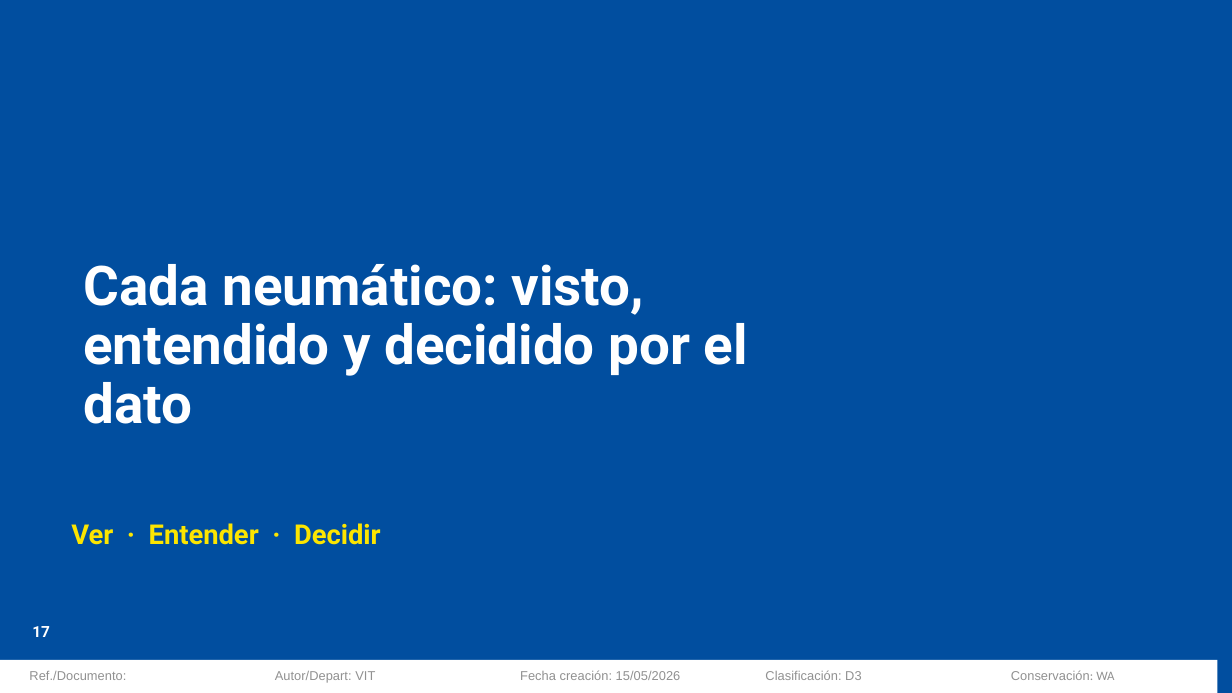
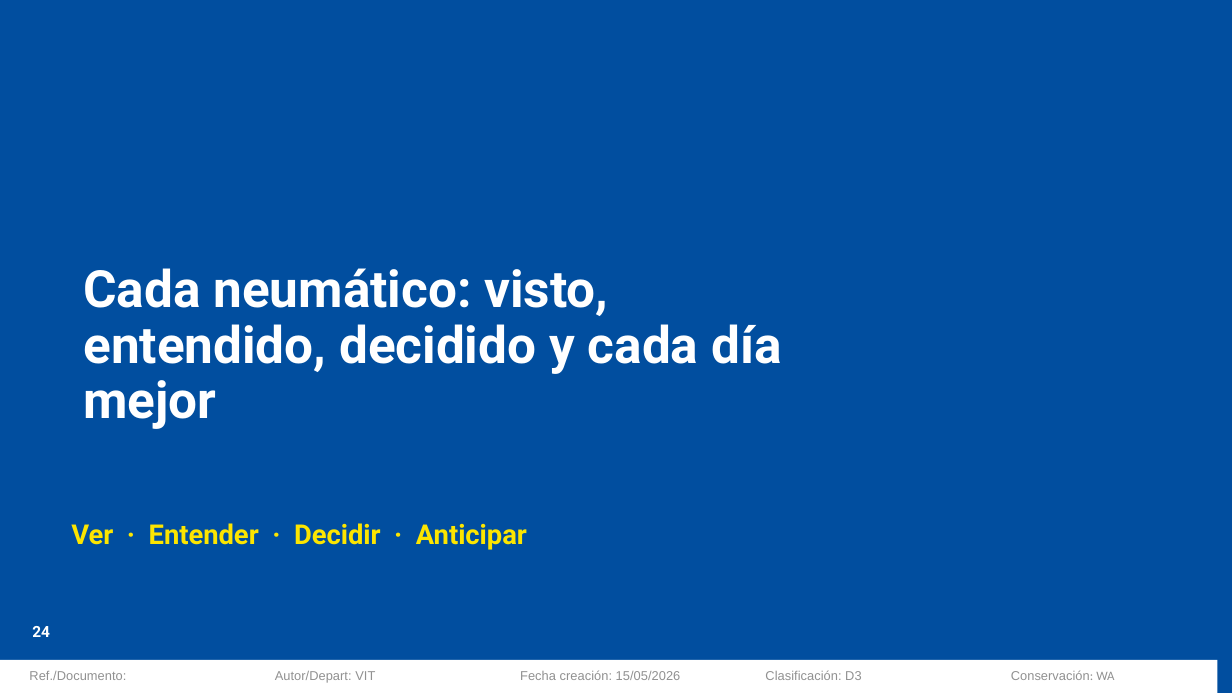
Before and after one commit to Asierenux/blank-app, a slide deck: slide 24 of presentaciones/Michelin_Hyundai_Fabricacion_Digital_ES.pptx (slide 17 before the commit). Drawn at 1232x693 pixels with LibreOffice and Linux fonts; fonts in the diff are those of the drawing; background and template pictures are left out. Boxes give left, top, right and bottom in pixels: in the first picture for what was removed or moved away, otherwise in the second. Text is boxed around its words. In the diff, an @@ line names an element or a change of style, - is before the commit and + after.

```diff
--- a/presentaciones/Michelin_Hyundai_Fabricacion_Digital_ES.pptx
+++ b/presentaciones/Michelin_Hyundai_Fabricacion_Digital_ES.pptx
@@ title at <box>83,268,781,429</box>: text changed; size 32 to 30 pt @@
-Cada neumático: visto, entendido y decidido por el dato
+Cada neumático: visto, entendido, decidido y cada día mejor
@@ text at <box>71,523,527,550</box>: text changed @@
-Ver · Entender · Decidir
+Ver · Entender · Decidir · Anticipar
@@ page number at <box>32,626,50,637</box>: text changed @@
-17
+24
```
Also in this commit, not shown: 9 other slides changed, 10 slides added, 3 slides removed.
